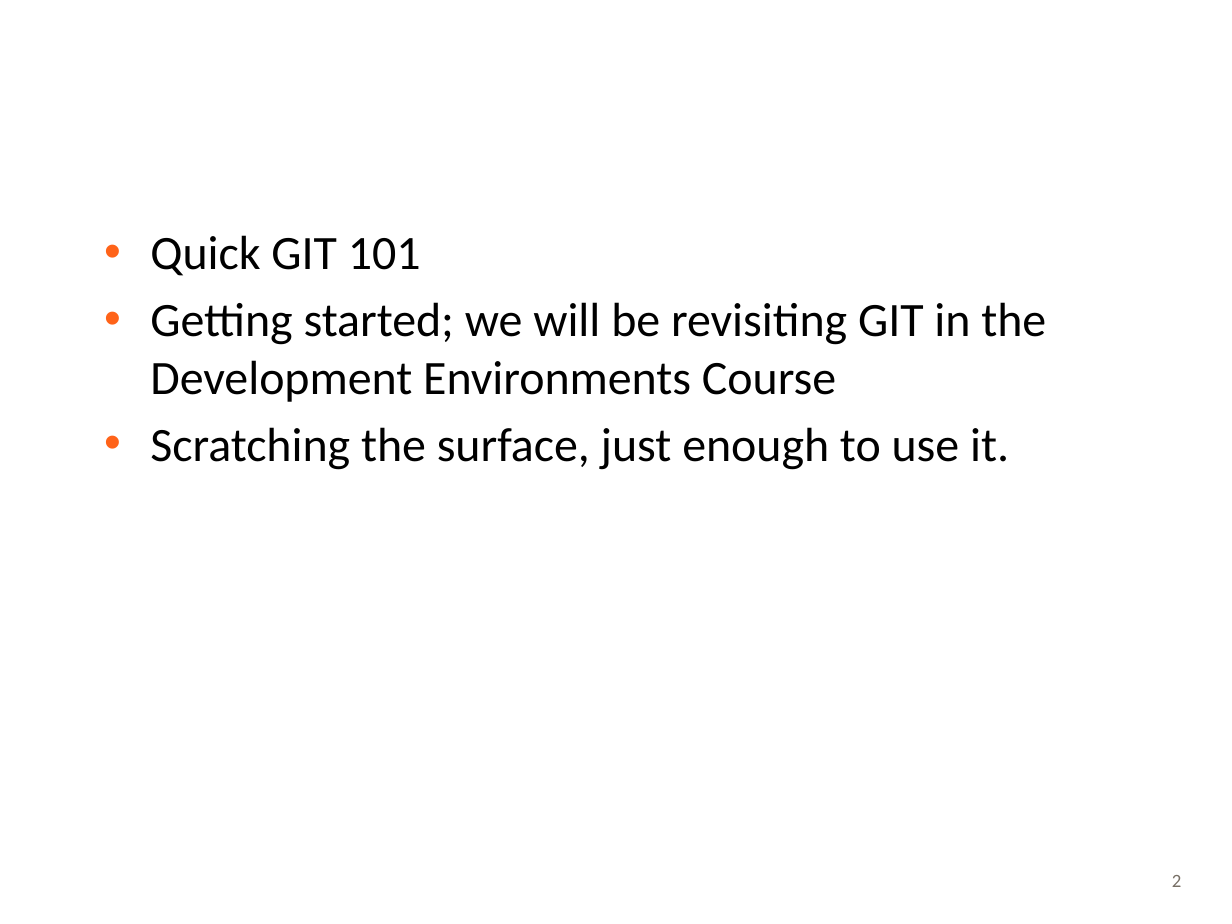
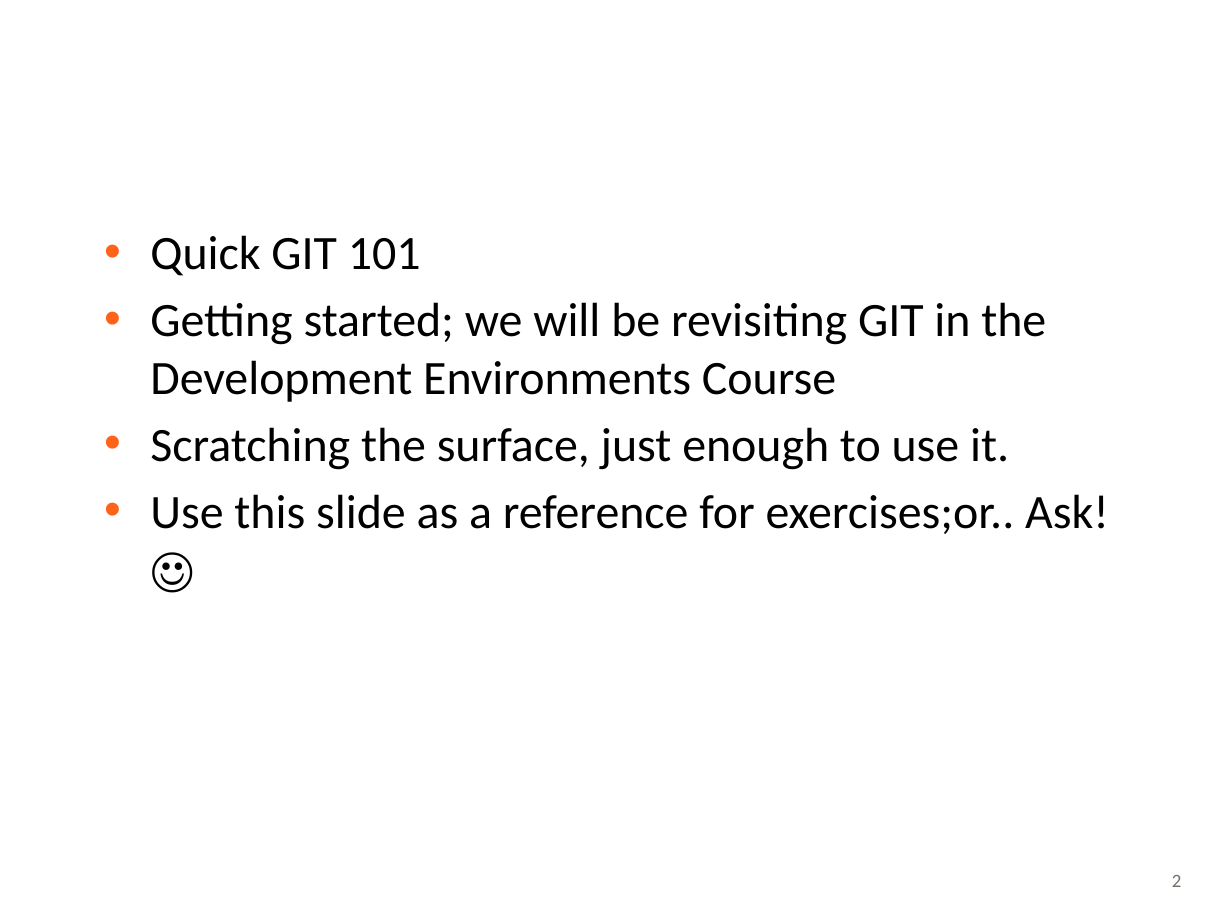
Before and after one commit to ucnpbaweb/0915-Web-Programming-Front-end, a slide deck: slide 2 of Session 1/3. GIT Introduction.pptx. Drawn at 1232x924 pixels with LibreOffice and Linux fonts; fonts in the diff are those of the drawing; background and template pictures are left out. Boxes give left, top, right and bottom in pixels: in the first picture for what was removed or moved away, otherwise in the second. Text is boxed around its words. In the diff, an @@ line names an element or a change of style, - is before the commit and + after.

Commit message:
git intro updated

```diff
--- a/Session 1/3. GIT Introduction.pptx
+++ b/Session 1/3. GIT Introduction.pptx
@@ text at (x1=150, y1=494, x2=1109, y2=534): paragraph added @@
+• Use this slide as a reference for exercises;or.. Ask! ☺
```
